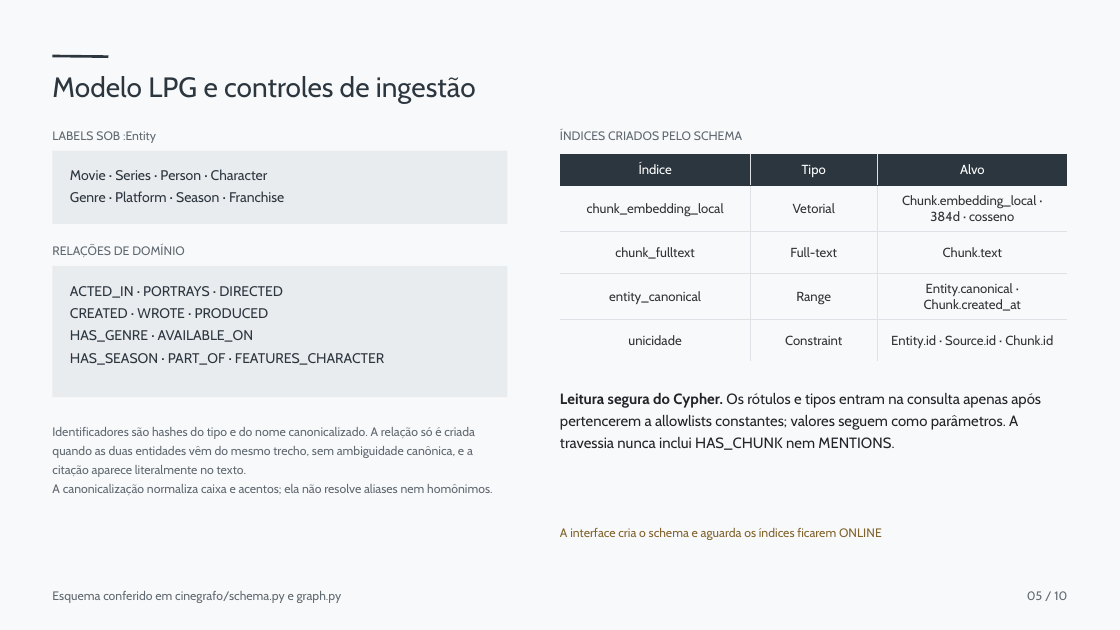
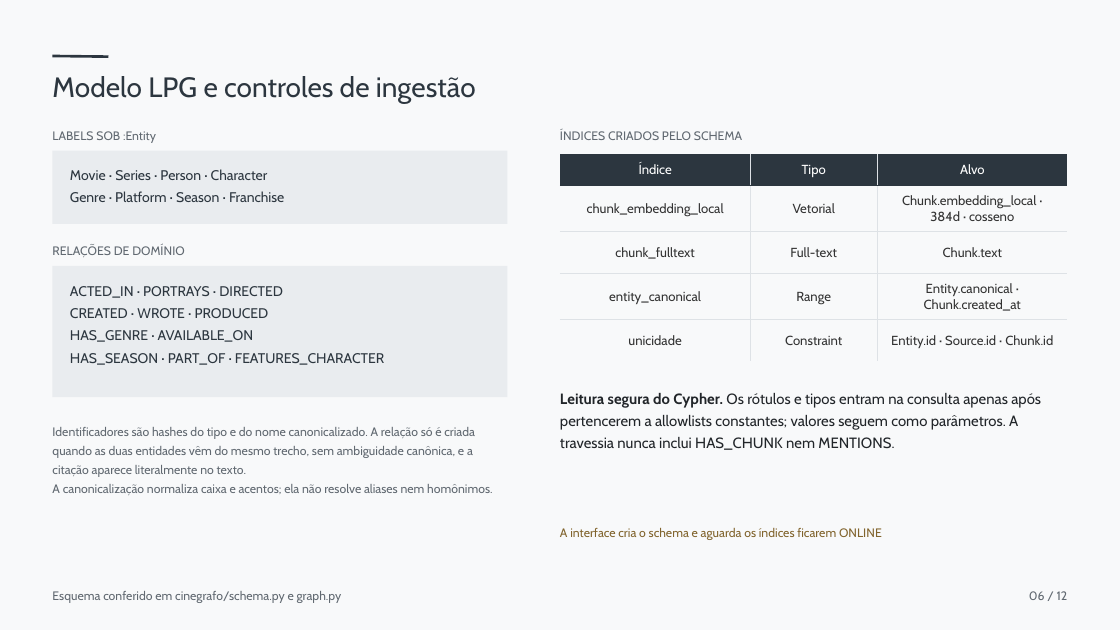
Before and after one commit to ARTHURNOBREGA1268/cinegrafo, a slide deck: slide 6 of docs/06_apresentacao_10pila.pptx (slide 5 before the commit). Drawn at 1120x630 pixels with LibreOffice and Linux fonts; fonts in the diff are those of the drawing. Boxes give left, top, right and bottom in pixels: in the first picture for what was removed or moved away, otherwise in the second. Text is boxed around its words. In the diff, an @@ line names an element or a change of style, - is before the commit and + after.

```diff
--- a/docs/06_apresentacao_10pila.pptx
+++ b/docs/06_apresentacao_10pila.pptx
@@ text at (x1=1029, y1=591, x2=1068, y2=600): text changed @@
-05 / 10
+06 / 12
```
Also in this commit, not shown: 9 other slides changed, 2 slides added.
